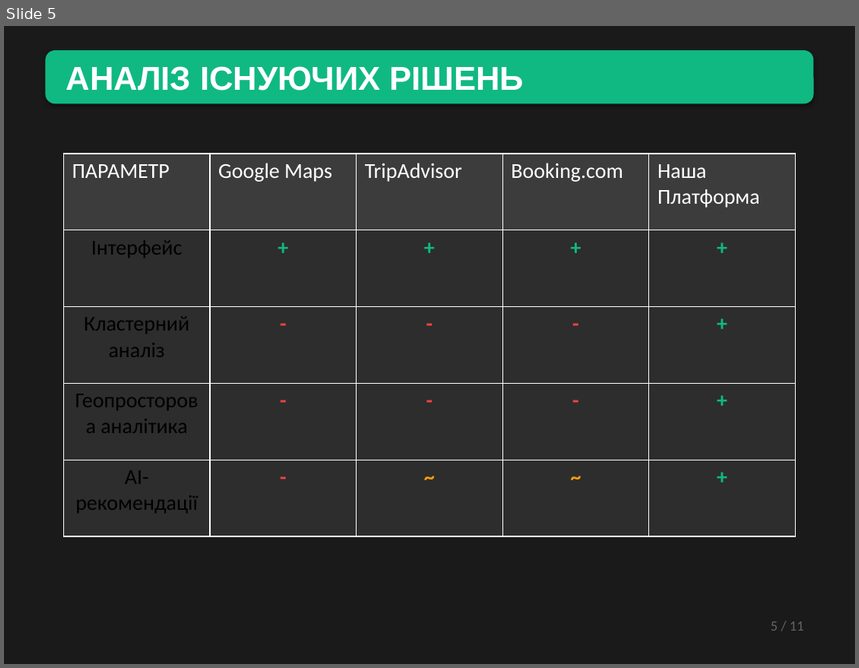
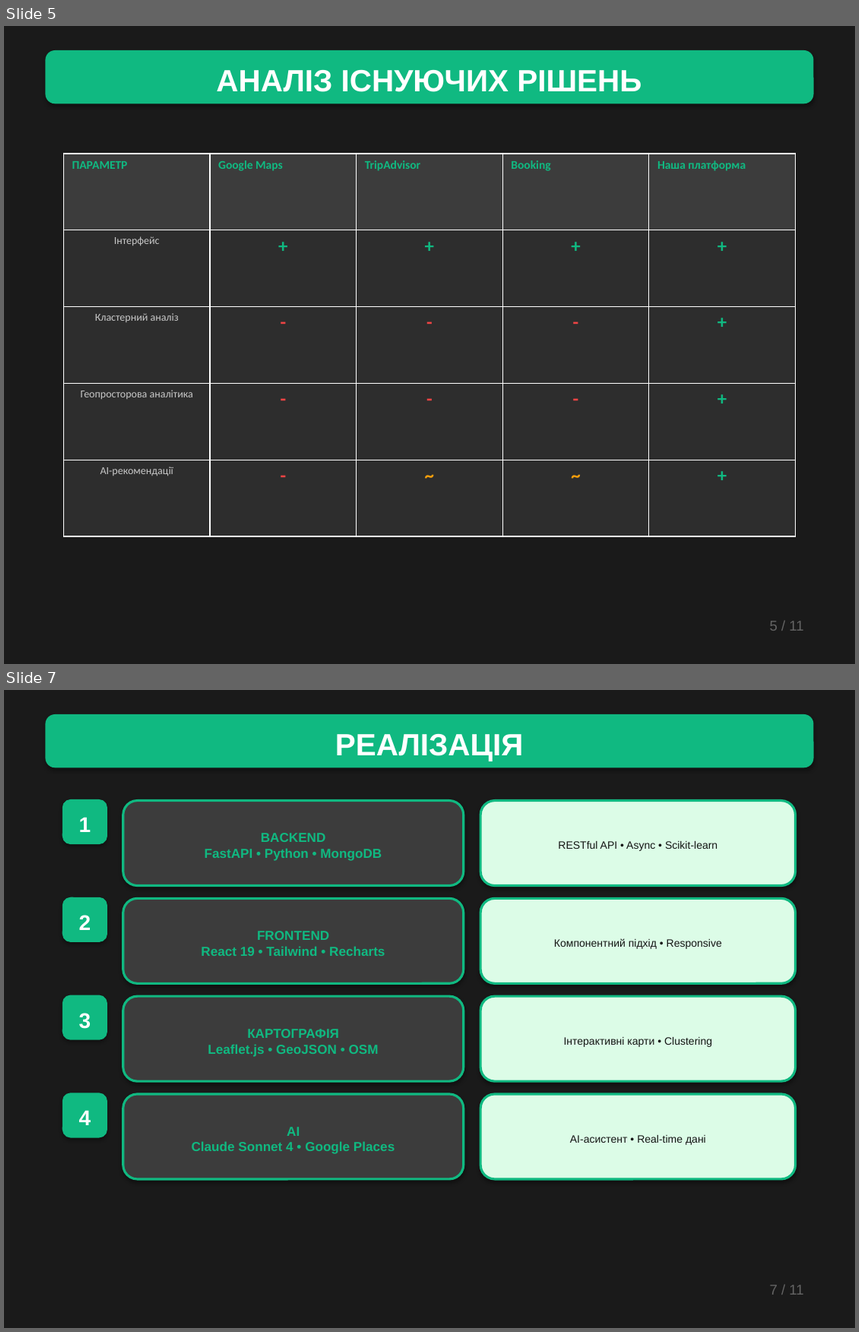
Before and after one commit to slipchuk062-netizen/site, a slide deck: Zhytomyr_Tourism_Presentation.pptx. Shown one above the other, each under a label of ours: slide 5 before the commit, slides 5 and 7 after it; the slides between them are not shown. The pictures are 859x668 and 859x1332 pixels, drawn with LibreOffice and Linux fonts; fonts in the diff are those of the drawing. Boxes give left, top, right and bottom in pixels: in the first picture for what was removed or moved away, otherwise in the second. Text is boxed around its words. In the diff, an @@ line names an element or a change of style, - is before the commit and + after.

```diff
--- a/Zhytomyr_Tourism_Presentation.pptx
+++ b/Zhytomyr_Tourism_Presentation.pptx
@@ slide 7 added at [4,690,855,1328], background #FFFFFF @@
@@ rectangle added at [4,690,855,1328], fill #1A1A1A @@
@@ rounded rectangle added at [47,716,813,767], fill #10B981, outline #10B981 2 pt, 26 pt, text #FFFFFF, bold @@
+РЕАЛІЗАЦІЯ
@@ rounded rectangle added at [63,801,106,844], fill #10B981, outline #10B981 2 pt, 18 pt, text #FFFFFF, bold @@
+1
@@ rounded rectangle added at [123,801,464,886], fill #3C3C3C, outline #10B981 2 pt, 11 pt, text #10B981, bold @@
+BACKEND
+FastAPI • Python • MongoDB
@@ rounded rectangle added at [481,801,796,886], fill #DCFCE7, outline #10B981 2 pt, 9 pt, text #141414 @@
+RESTful API • Async • Scikit-learn
@@ rounded rectangle added at [63,898,106,941], fill #10B981, outline #10B981 2 pt, 18 pt, text #FFFFFF, bold @@
+2
@@ rounded rectangle added at [123,898,464,983], fill #3C3C3C, outline #10B981 2 pt, 11 pt, text #10B981, bold @@
+FRONTEND
+React 19 • Tailwind • Recharts
@@ rounded rectangle added at [481,898,796,983], fill #DCFCE7, outline #10B981 2 pt, 9 pt, text #141414 @@
+Компонентний підхід • Responsive
@@ rounded rectangle added at [63,996,106,1039], fill #10B981, outline #10B981 2 pt, 18 pt, text #FFFFFF, bold @@
+3
@@ rounded rectangle added at [123,996,464,1081], fill #3C3C3C, outline #10B981 2 pt, 11 pt, text #10B981, bold @@
+КАРТОГРАФІЯ
+Leaflet.js • GeoJSON • OSM
@@ rounded rectangle added at [481,996,796,1081], fill #DCFCE7, outline #10B981 2 pt, 9 pt, text #141414 @@
+Інтерактивні карти • Clustering
@@ rounded rectangle added at [63,1094,106,1137], fill #10B981, outline #10B981 2 pt, 18 pt, text #FFFFFF, bold @@
+4
@@ rounded rectangle added at [123,1094,464,1179], fill #3C3C3C, outline #10B981 2 pt, 11 pt, text #10B981, bold @@
+AI
+Claude Sonnet 4 • Google Places
@@ rounded rectangle added at [481,1094,796,1179], fill #DCFCE7, outline #10B981 2 pt, 9 pt, text #141414 @@
+AI-асистент • Real-time дані
@@ text added at [770,1285,804,1295], 12 pt, text #646464 @@
+7 / 11
@@ slide 5 changed as well @@
@@ rounded rectangle "АНАЛІЗ ІСНУЮЧИХ РІШЕНЬ" at [47,52,813,103]: size 28 to 26 pt; alignment left to centre @@
@@ table at [63,154,796,537] @@
-row 1, column 4: Booking.com
+row 1, column 4: Booking
-row 1, column 5: Наша Платформа
+row 1, column 5: Наша платформа
@@ size 18 to 10 pt, text colour #FFFFFF to #10B981, bold on in "ПАРАМЕТР", "Google Maps", "TripAdvisor" @@
@@ size 18 to 9 pt, text colour #000000 to #C8C8C8 in "Інтерфейс", "Кластерний аналіз", "Геопросторова аналітика", "AI-рекомендації" @@
@@ size 18 to 16 pt in "+", "+", "+", "+" and 12 more places @@
@@ text "5 / 11" at [770,621,804,631]: font Calibri to Arial @@
```
Also in this commit, not shown: 4 other slides changed, 5 other slides added.
